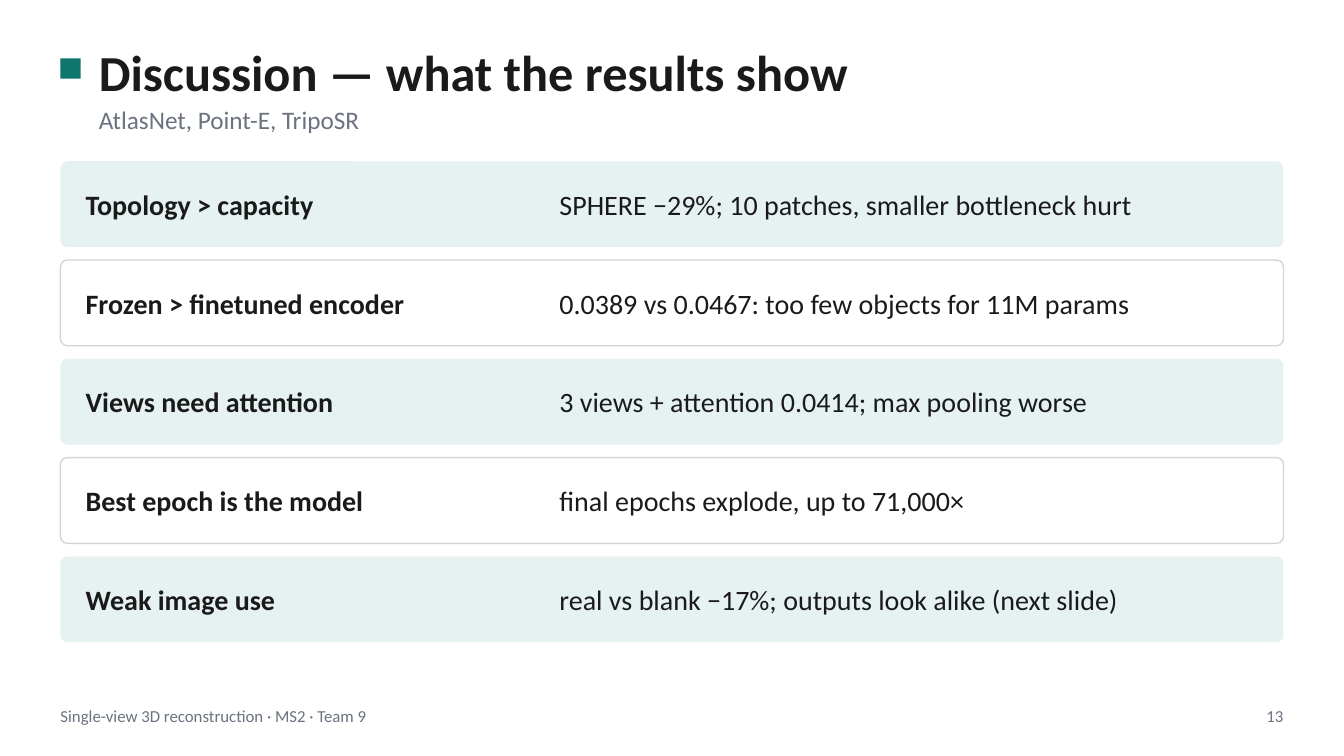
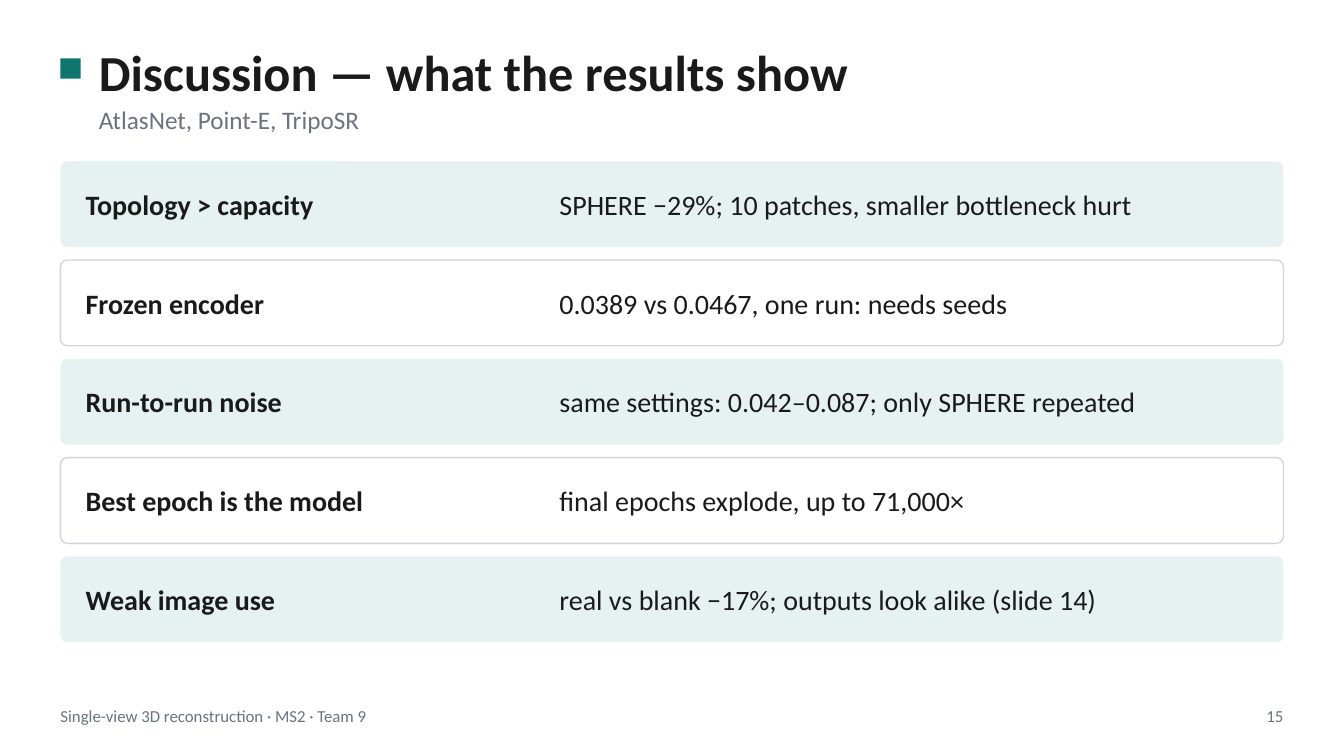
Before and after one commit to NoureldinAbdelrahman/home-omni3d, a slide deck: slide 15 of docs/ms2/ms2_problem_definition.pptx (slide 13 before the commit). Drawn at 1344x756 pixels with LibreOffice and Linux fonts; fonts in the diff are those of the drawing. Boxes give left, top, right and bottom in pixels: in the first picture for what was removed or moved away, otherwise in the second. Text is boxed around its words. In the diff, an @@ line names an element or a change of style, - is before the commit and + after.

```diff
--- a/docs/ms2/ms2_problem_definition.pptx
+++ b/docs/ms2/ms2_problem_definition.pptx
@@ text at [86,294,264,315]: text changed @@
-Frozen > finetuned encoder
+Frozen encoder
@@ text at [559,294,1007,318]: text changed @@
-0.0389 vs 0.0467: too few objects for 11M params
+0.0389 vs 0.0467, one run: needs seeds
@@ text at [86,392,281,412]: text changed @@
-Views need attention
+Run-to-run noise
@@ text at [559,392,1135,417]: text changed @@
-3 views + attention 0.0414; max pooling worse
+same settings: 0.042–0.087; only SPHERE repeated
@@ text at [559,589,1096,615]: text changed @@
-real vs blank −17%; outputs look alike (next slide)
+real vs blank −17%; outputs look alike (slide 14)
@@ text at [1266,711,1283,722]: text changed @@
-13
+15
```
Also in this commit, not shown: 13 other slides changed, 3 slides added, 2 other files.
